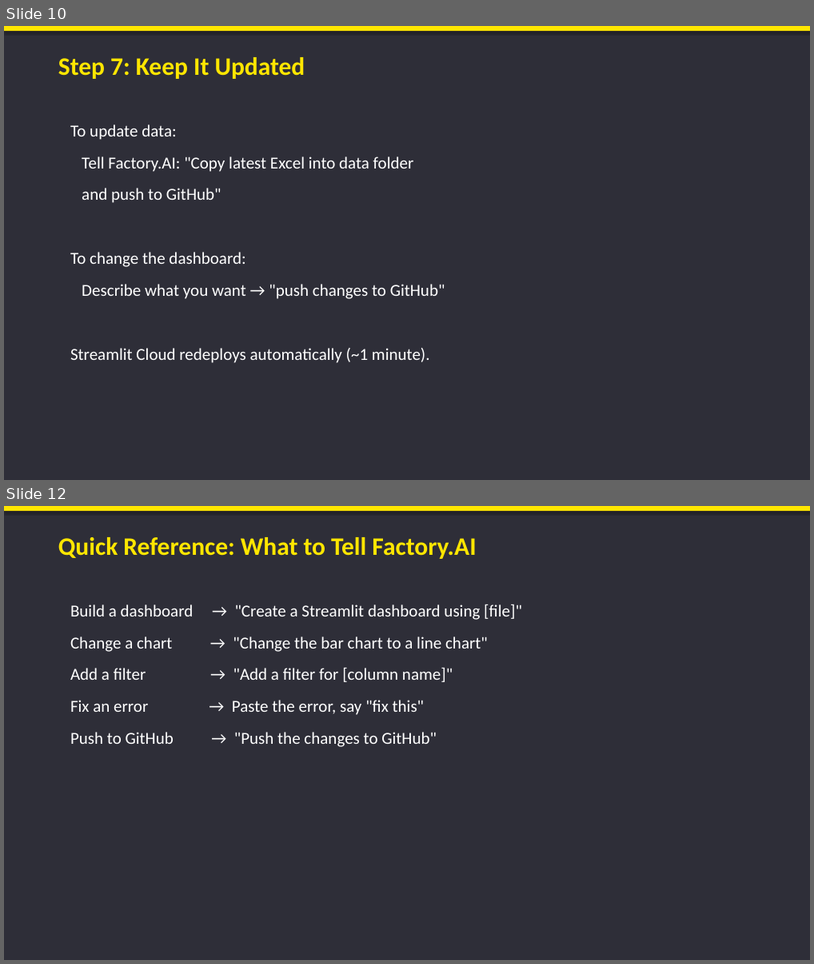
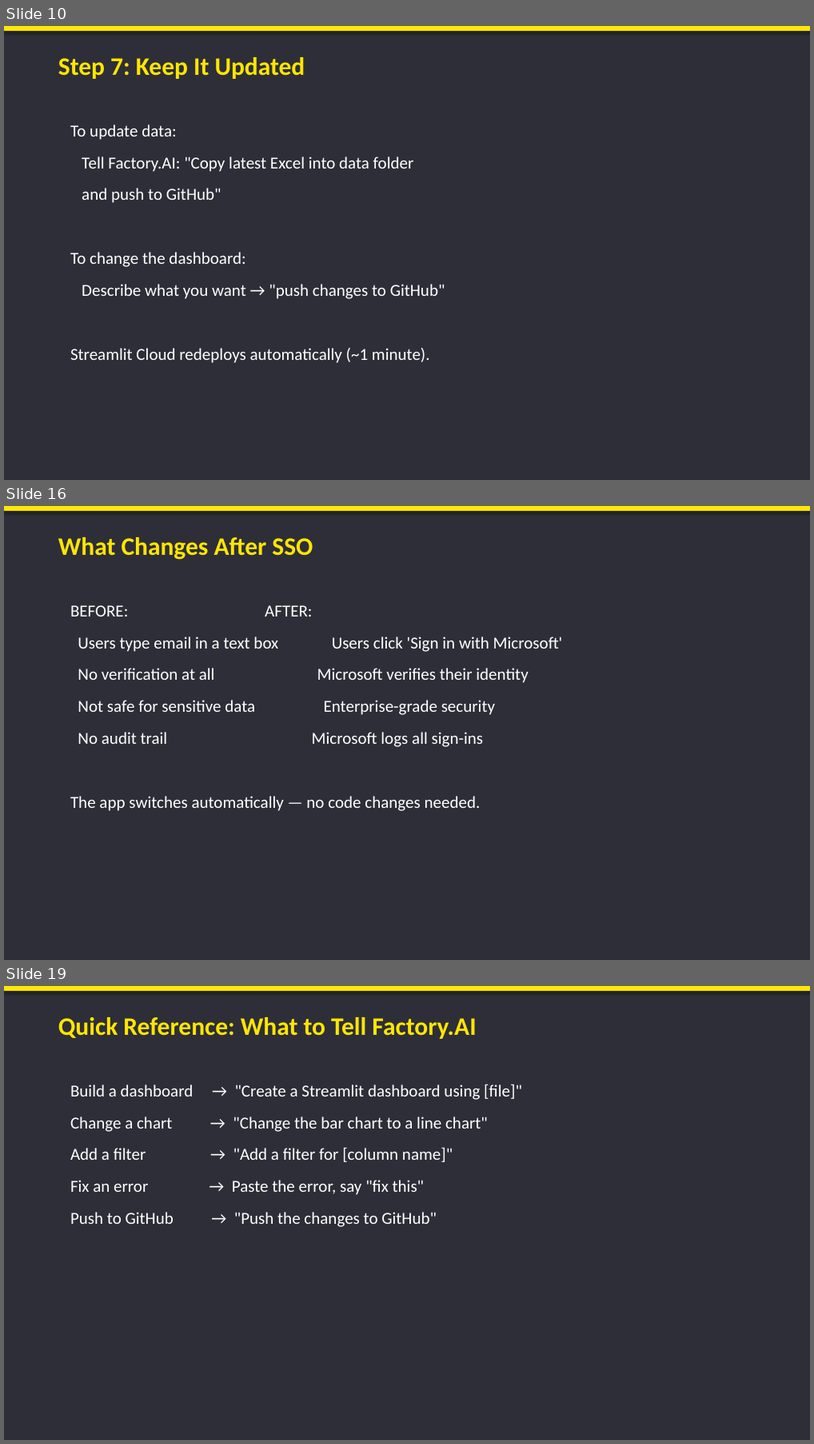
Before and after one commit to JustinDGold/Factory-Dashboard-demo, a slide deck: Factory_AI_Dashboard_Guide.pptx. Shown one above the other, each under a label of ours: slides 10 and 12 before the commit, slides 10, 16 and 19 after it; the slides between them are not shown. The pictures are 814x964 and 814x1444 pixels, drawn with LibreOffice and Linux fonts; fonts in the diff are those of the drawing. Boxes give left, top, right and bottom in pixels: in the first picture for what was removed or moved away, otherwise in the second. Text is boxed around its words. In the diff, an @@ line names an element or a change of style, - is before the commit and + after.

```diff
--- a/Factory_AI_Dashboard_Guide.pptx
+++ b/Factory_AI_Dashboard_Guide.pptx
@@ slide 16 added at box(4, 506, 810, 960), background #2E2E38 @@
@@ rectangle added at box(4, 506, 810, 511), fill #FFE600 @@
@@ text added at box(58, 537, 313, 560), 30 pt, text #FFE600, bold @@
+What Changes After SSO
@@ text added at box(70, 605, 563, 811), 20 pt, text #FFFFFF @@
+BEFORE: AFTER:
+Users type email in a text box Users click 'Sign in with Microsoft'
+No verification at all Microsoft verifies their identity
+Not safe for sensitive data Enterprise-grade security
+No audit trail Microsoft logs all sign-ins
+The app switches automatically — no code changes needed.
@@ what was slide 12 is now slide 19 @@
```
Also in this commit, not shown: 1 slide changed, 6 other slides added, 4 other files.
